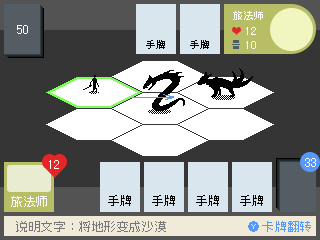
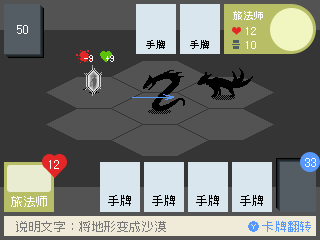
Layers edited between the first and the second w=320, h=240 image:
added layer "+9" above "图层 17" over box(106, 55, 114, 62)
added layer "图层 17" above "-9" over box(100, 51, 112, 62)
added layer "-9" above "图层 16" over box(84, 55, 93, 62)
added layer "图层 16" above "图层 15" over box(76, 50, 91, 63)
added layer "图层 15" above "头像 拷贝" over box(84, 65, 102, 96)
painted on "图层 7 拷贝 6" over box(46, 61, 274, 156)
removed layer "图层 7 拷贝 5" from group "场地" over box(178, 77, 274, 108)
removed layer "图层 7 拷贝 4" from group "场地" over box(112, 61, 208, 92)
removed layer "图层 7 拷贝 7" from group "场地" over box(46, 77, 142, 108)
removed layer "图层 7 拷贝 3" from group "场地" over box(46, 77, 142, 108)
removed layer "图层 7 拷贝 2" from group "场地" over box(112, 125, 208, 156)
removed layer "图层 7 拷贝" from group "场地" over box(112, 93, 208, 124)
removed layer "图层 7" from group "场地" over box(46, 109, 142, 140)
